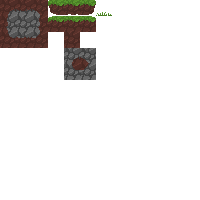
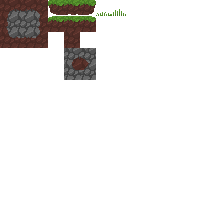
Revision of a layered (200, 200) image; what changed, layer by layer:
added layer "tall_grass.png" above "small_grass.png" over [left=111, top=9, right=126, bottom=16]
painted on "small_grass.png" over [left=99, top=14, right=112, bottom=16]
